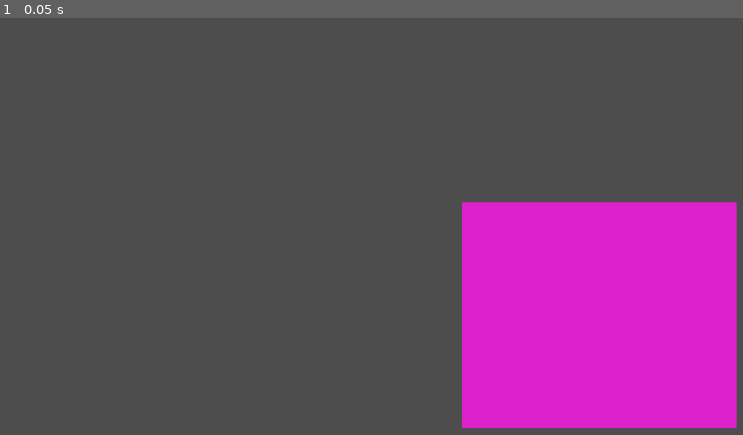
Above: before the commit, frame 1.
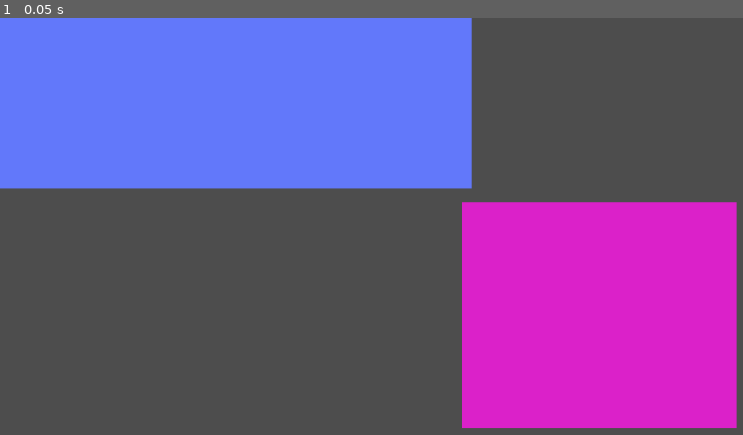
Above: after the commit, the same moment.

Repository: Patrick-Mayer/learning-godot
Game: Godot game, scene res://test_scene.tscn
The game is run twice, just before and just after one commit, with the same random seed, the same clock (stepped at 60 frames per second) and the same inputs.
Inputs:
- Up to frame 1 (0.05 s): no input

The runs differ from the first frame. In frame 1, 26% of the frame differs, in the area x 0-64%, y 0-42%.

Commit message:
added blue rectangle without removing the purple one

Diff:
--- a/test_scene.tscn
+++ b/test_scene.tscn
@@ -13,4 +13,16 @@
 scale = Vector2(1.88, 1)
 color = Color(0.857898, 0.131361, 0.787288, 1)
 
+[node name="Node2D3" type="Node2D" parent="."]
+position = Vector2(563.343, -530.047)
+scale = Vector2(27.661, 66.2393)
+
+[node name="ColorRect" type="ColorRect" parent="Node2D3"]
+offset_left = -44.4794
+offset_top = 2.25014
+offset_right = -4.47939
+offset_bottom = 42.2501
+scale = Vector2(0.685137, 0.120469)
+color = Color(0.384826, 0.470566, 0.978589, 1)
+
 [node name="Camera2D" type="Camera2D" parent="."]
